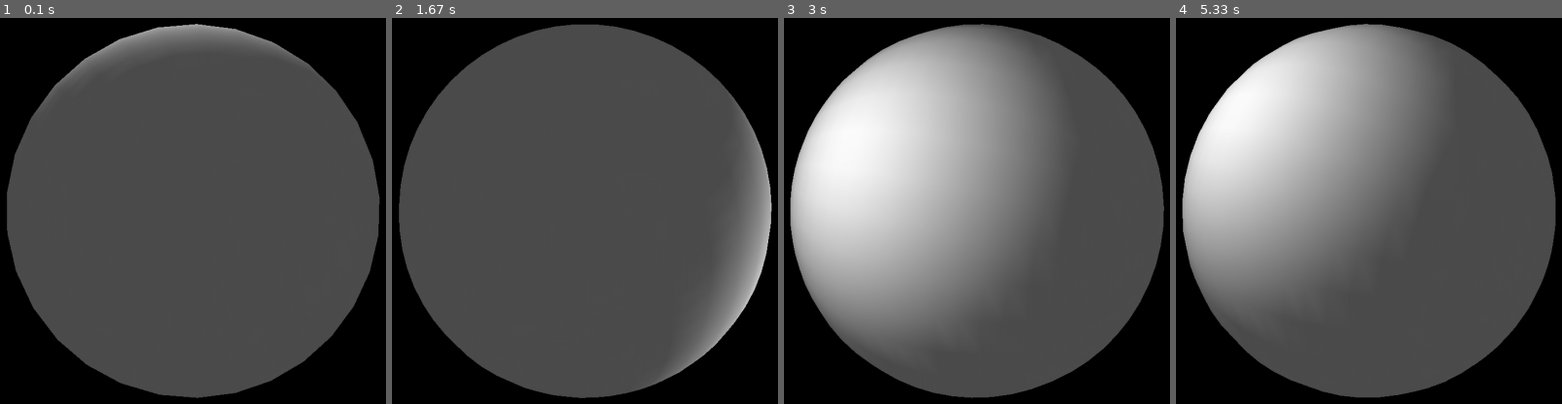
Above: before the commit, frames 1-4 (left to right).
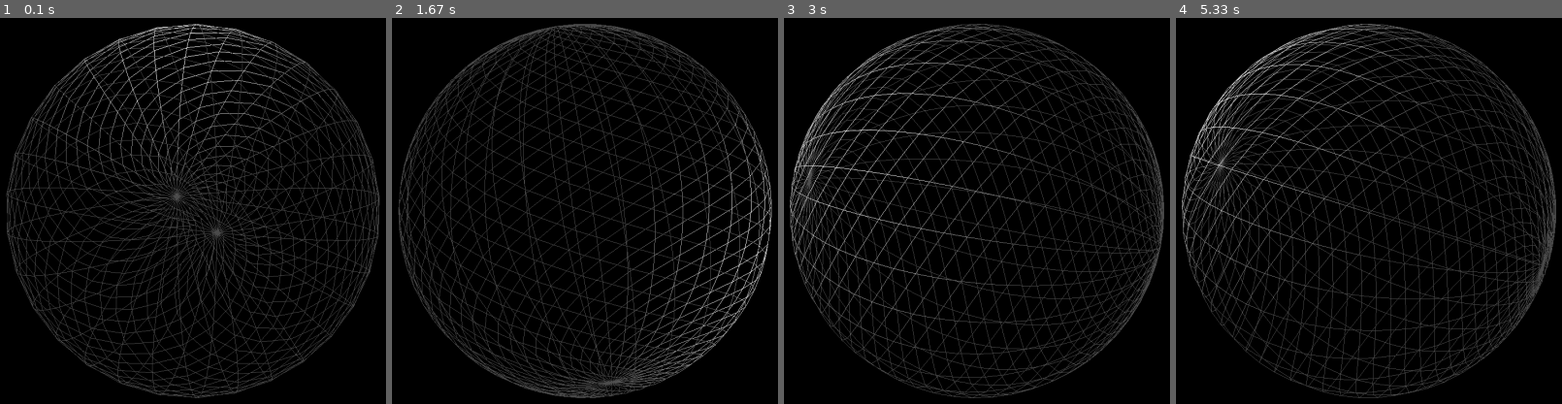
Above: after the commit, the same moments.

Repository: tgm1314-sschwarz/planets
Game: pygame game, started from old/start.py
Same seed, same stepped clock (60 frames per second), same inputs: the game is played once before the commit and once after it.
Inputs:
- Up to frame 1 (0.1 s): no input
- Up to frame 2 (1.67 s): hold Up 0.33-0.8 s; hold Down 0.83-1.13 s; hold Up 1.17-1.53 s; hold Down from 1.57 s (still down)
- Up to frame 3 (3 s): release Down at 1.93 s; hold Up 1.97-2.27 s; hold Down 2.3-2.6 s; hold Up from 2.63 s (still down)
- Up to frame 4 (5.33 s): release Up at 3 s; hold Down 3.03-3.4 s; hold Up 3.43-3.73 s; hold Down 3.77-4.07 s; hold Up 4.1-4.47 s; hold Down 4.5-4.87 s; hold Up 4.9-5.2 s; hold Down from 5.23 s (still down)

The runs differ from the first frame. In frame 1, 69% of the frame differs, in the area x 1-99%, y 1-99%; in frame 2, 70%; in frame 3, 72%; in frame 4, 72%.

Commit message:
tried image mapping, torus around planet

Diff:
--- a/Controller.py
+++ b/Controller.py
@@ -27,8 +27,12 @@
 
             if event.key == pygame.K_p:
                 self.stop = not self.stop
+
             if event.key == pygame.K_l:
                 self.light = not self.light
+
+            if event.key == pygame.K_t:
+                self.textures = not self.textures
 
             if event.key == pygame.K_ESCAPE:
                 pygame.quit()
@@ -50,6 +54,10 @@
                 if event.type == pygame.KEYDOWN:
                     if event.key == pygame.K_p:
                         self.stop = not self.stop
+                if event.key == pygame.K_ESCAPE:
+                    pygame.quit()
+                    quit()
+
                 if event.type == pygame.QUIT:
                     pygame.quit()
                     quit()
--- a/Images.py
+++ b/Images.py
@@ -6,9 +6,7 @@
 
     def __init__(self, file):
         self.file = file
-        self.imgID = 0
-
-        self.image()
+        self.imgID = self.image()
         self.setup()
 
     def image(self):
@@ -20,12 +18,14 @@
         except SystemError:
             ix, iy, image = img.size[0], img.size[1], img.tobytes("raw", "RGBX", 0, -1)
 
-        self.imgID = glGenTextures(1)
+        imgID = glGenTextures(1)
 
-        glBindTexture(GL_TEXTURE_2D, self.imgID)
+        glBindTexture(GL_TEXTURE_2D, imgID)
         glPixelStorei(GL_UNPACK_ALIGNMENT, 1)
 
         glTexImage2D(GL_TEXTURE_2D, 0, 3, ix, iy, 0, GL_RGBA, GL_UNSIGNED_BYTE, image)
+
+        return imgID
 
     def setup(self):
         glEnable(GL_TEXTURE_2D)
--- a/Lighting.py
+++ b/Lighting.py
@@ -9,6 +9,7 @@
         zeros = (0.15, 0.15, 0.15, 0.3)
         ones = (1.0, 1.0, 1.0, 0.3)
         half = (0.5, 0.5, 0.5, 0.5)
+        # reposition it into the sun
         light_position = (1.0, 1.0, 1.0, 1.0)
 
         glMaterialfv(GL_FRONT_AND_BACK, GL_AMBIENT, zeros)
--- a/Planets.py
+++ b/Planets.py
@@ -1,6 +1,7 @@
 from Sphere import *
 from Images import *
 from Controller import *
+from OpenGL.GLUT import *
 
 __author__ = 'Gala & Schwarz'
 
@@ -45,11 +46,16 @@
             glEnable(GL_LIGHTING)           # enable light for other planets
             glPopMatrix()
 
-            # setting up light if L got pressed
+            # disable light if L got pressed
             if self.c.light:
                 glDisable(GL_LIGHTING)
             else:
                 glEnable(GL_LIGHTING)
+
+            if self.c.textures:
+                Images("pics/earthmap.jpg")
+            else:
+                glDisable(GL_TEXTURE_2D)
 
             # Earth
             glPushMatrix()
@@ -69,7 +75,7 @@
             glRotatef(self.c.mars_r_speed, .0, 1.0, .0)
             glTranslatef(-20.0, .0, .0)
             glColor3f(1.0, .34, .04)
-            self.mars.draw_sphere()         # glutSolidSphere(1.0, 30, 30)
+            self.mars.draw_sphere()
             glPopMatrix()
 
             # Venus
@@ -78,6 +84,8 @@
             glTranslatef(-10.0, .0, .0)
             glColor3f(.0, .0, 1.0)
             self.venus.draw_sphere()
+            glRotatef(90, 1.0, .0, .0)
+            glutSolidTorus(0.1, 2.5, 30, 30)
             glPopMatrix()
 
             # Redrawing everything
--- a/SolarSystem.py
+++ b/SolarSystem.py
@@ -1,5 +1,4 @@
 from OpenGL.GLU import *
-from OpenGL.GLUT import *
 from pygame.locals import *
 from Lighting import *
 from Planets import *
@@ -29,10 +28,10 @@
 
     glMatrixMode(GL_MODELVIEW)
 
+    glutInit()
+
     # set up the light
     Lighting()
-
-    glutInit()
 
     # draw the planets
     Planets()
--- a/Sphere.py
+++ b/Sphere.py
@@ -1,4 +1,4 @@
-from Images import *
+from OpenGL.GL import *
 from math import *
 
 __author__ = 'Gala & Schwarz'
@@ -30,6 +30,7 @@
 
                 glNormal3f(x * zr0, y * zr0, z0)
                 glVertex3f(x * zr0, y * zr0, z0)
+
                 glNormal3f(x * zr1, y * zr1, z1)
                 glVertex3f(x * zr1, y * zr1, z1)
 
--- a/old/3Dcube.py
+++ b/old/3Dcube.py
@@ -104,7 +104,7 @@
     display = (800, 600)
     pygame.display.set_mode(display, DOUBLEBUF | OPENGL)
 
-    bg = image('../pics/bg.png')
+    bg = image('../pics/bg6.png')
     setup(bg)
 
     gluPerspective(45, (display[0]/display[1]), 0.1, 50.0)
--- a/old/Sphere.py
+++ b/old/Sphere.py
@@ -22,7 +22,7 @@
             z1 = sin(lat1) * self.r
             zr1 = cos(lat1)
 
-            glBegin(GL_QUAD_STRIP)
+            glBegin(GL_LINE_STRIP)
 
             for j in range(self.longs + 1):
                 lng = 2 * pi * float(float(j - 1) / float(self.longs))
Not shown, changed: pics/earthmap.bmp
Not shown, changed: pics/earthmap.jpg
